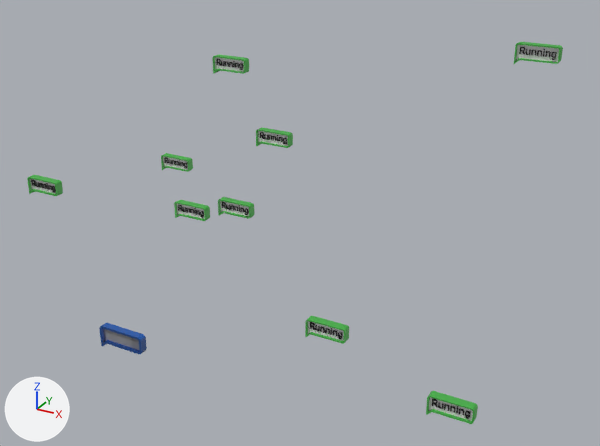
A saved change to the glTF model src/assets/glb/laboratory/pop_up_running.glb.
Before and after are seen from a 50 mm lens placed at (44.4, -31.3, 29.4), pointed at (21.0, 11.3, 8.1). The axes (+X, +Y, +Z) are drawn at lower left. The lights are the same throughout. Where no turn or scale is listed for an object, it has been applied to the vertices. Vertices at the same position are counted once.

Objects in the first picture: 'pop_up_running', 'pop_up_running.002', 'pop_up_running.003', 'pop_up_running.004', 'pop_up_running.005', 'pop_up_running.006', 'pop_up_running.007', 'pop_up_running.008', 'pop_up_running.009', 'pop_up_running.010'.
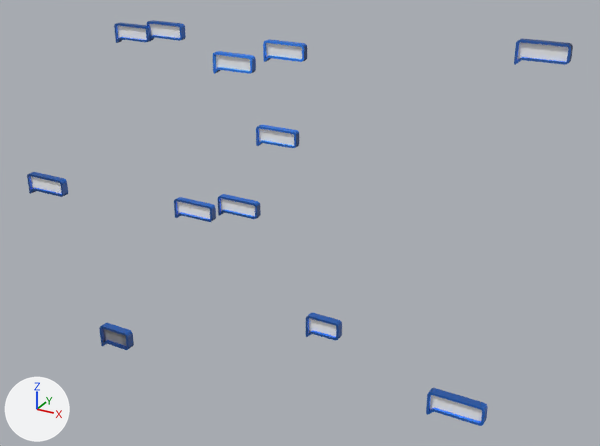
Location of each change, [x1, y1, x2, y2] in pixels of the pictures (600 x 446 px; the box of a moved part takes in the faces that stretch with it):
'pop_up_photography_right', added: after [426, 388, 488, 426]
'pop_up_languages', added: after [514, 38, 573, 65]
'pop_up_running.002', deleted: before [426, 391, 478, 424]
'pop_up_running', reshaped (27% narrower, 12% shorter): before [99, 323, 147, 354]; after [99, 323, 134, 350]
'pop_up_running.009', deleted: before [514, 42, 563, 64]
'pop_up_running.010', deleted: before [305, 316, 349, 344]
'pop_up_travel', added: after [263, 39, 307, 62]
'pop_up_social_networks', added: after [213, 51, 256, 74]
'pop_up_development', added: after [256, 125, 299, 148]
'pop_up_stereoscopy', added: after [218, 194, 261, 219]
'pop_up_contact_me', added: after [174, 197, 216, 222]
'pop_up_share_knowledge', added: after [306, 313, 342, 340]
'pop_up_games', added: after [27, 172, 68, 197]
'pop_up_photography_left', added: after [147, 20, 186, 41]
'pop_up_art', added: after [114, 23, 151, 43]
'pop_up_running.004', deleted: before [256, 127, 293, 148]
'pop_up_running.005', deleted: before [212, 54, 249, 74]
'pop_up_running.007', deleted: before [218, 197, 254, 219]
'pop_up_running.008', deleted: before [174, 200, 210, 221]
'pop_up_running.006', deleted: before [27, 175, 63, 196]
'pop_up_running.003', deleted: before [161, 153, 193, 172]
part 1 of me_pop_up_running, moved or reshaped: before [121, 330, 147, 354]; after [121, 330, 134, 350]

Edits to the bpy script that builds the scene:
```text
Change me_pop_up_running:
    where me_pop_up_running.from_pydata(...)  # 152 vertices, 300 faces; spans x -1.49..1.74, y -0.24..0.24, z -0.92..0.59
    me_pop_up_running part 1: all 72 vertices in x 1.49..1.74, y -0.24..0.24, z -0.59..0.59 are moved by (-1.0, 0.0, 0.0)
Remove ob_pop_up_running_010:
    ob_pop_up_running_010 = bpy.data.objects.new('pop_up_running.010', me_pop_up_running_010)
Remove ob_pop_up_running_002:
    ob_pop_up_running_002 = bpy.data.objects.new('pop_up_running.002', me_pop_up_running_001)
Remove ob_pop_up_running_003:
    ob_pop_up_running_003 = bpy.data.objects.new('pop_up_running.003', me_pop_up_running_003)
Remove ob_pop_up_running_004:
    ob_pop_up_running_004 = bpy.data.objects.new('pop_up_running.004', me_pop_up_running_004)
Remove ob_pop_up_running_005:
    ob_pop_up_running_005 = bpy.data.objects.new('pop_up_running.005', me_pop_up_running_005)
Remove ob_pop_up_running_006:
    ob_pop_up_running_006 = bpy.data.objects.new('pop_up_running.006', me_pop_up_running_006)
Remove ob_pop_up_running_007:
    ob_pop_up_running_007 = bpy.data.objects.new('pop_up_running.007', me_pop_up_running_007)
Remove ob_pop_up_running_008:
    ob_pop_up_running_008 = bpy.data.objects.new('pop_up_running.008', me_pop_up_running_008)
Remove ob_pop_up_running_009:
    ob_pop_up_running_009 = bpy.data.objects.new('pop_up_running.009', me_pop_up_running_009)
Add ob_pop_up_travel:
    ob_pop_up_travel = bpy.data.objects.new('pop_up_travel', me_pop_up_travel)  # 152 vertices, 300 faces; spans x -1.49..1.74, y -0.24..0.24, z -0.92..0.59; in mat_pop_up_travel (picture img_pop_up_travel_baking)
    ob_pop_up_travel.location = (15.63, 18.7, 17.15)
Add ob_pop_up_art:
    ob_pop_up_art = bpy.data.objects.new('pop_up_art', me_pop_up_art)  # 152 vertices, 300 faces; spans x -1.49..1.74, y -0.24..0.24, z -0.92..0.59; in mat_pop_up_art (picture img_pop_up_art_baking)
    ob_pop_up_art.location = (1.87, 19.19, 17.05)
Add ob_pop_up_languages:
    ob_pop_up_languages = bpy.data.objects.new('pop_up_languages', me_pop_up_languages)  # 152 vertices, 300 faces; spans x -1.49..1.74, y -0.24..0.24, z -0.92..0.59; in mat_pop_up_languages (picture img_pop_up_languages_baking)
    ob_pop_up_languages.location = (33.17, 18.89, 18.85)
Add ob_pop_up_photography_left:
    ob_pop_up_photography_left = bpy.data.objects.new('pop_up_photography_left', me_pop_up_photography_left)  # 152 vertices, 300 faces; spans x -1.49..1.74, y -0.24..0.24, z -0.92..0.59; in mat_pop_up_photography_left (picture img_pop_up_photography_left_baking)
    ob_pop_up_photography_left.location = (4.88, 19.4, 17.44)
Add ob_pop_up_social_networks:
    ob_pop_up_social_networks = bpy.data.objects.new('pop_up_social_networks', me_pop_up_social_networks)  # 152 vertices, 300 faces; spans x -1.49..1.74, y -0.24..0.24, z -0.92..0.59; in mat_pop_up_social_networks (picture img_pop_up_social_networks_baking)
    ob_pop_up_social_networks.location = (12.57, 16.89, 16.35)
Add ob_pop_up_development:
    ob_pop_up_development = bpy.data.objects.new('pop_up_development', me_pop_up_development)  # 152 vertices, 300 faces; spans x -1.49..1.74, y -0.24..0.24, z -0.92..0.59; in mat_pop_up_development (picture img_pop_up_development_baking)
    ob_pop_up_development.location = (16.07, 16.79, 11.55)
Add ob_pop_up_stereoscopy:
    ob_pop_up_stereoscopy = bpy.data.objects.new('pop_up_stereoscopy', me_pop_up_stereoscopy)  # 152 vertices, 300 faces; spans x -1.49..1.74, y -0.24..0.24, z -0.92..0.59; in mat_pop_up_stereoscopy (picture img_pop_up_stereoscopy_baking)
    ob_pop_up_stereoscopy.location = (14.64, 13.79, 7.05)
Add ob_pop_up_contact_me:
    ob_pop_up_contact_me = bpy.data.objects.new('pop_up_contact_me', me_pop_up_contact_me)  # 152 vertices, 300 faces; spans x -1.49..1.74, y -0.24..0.24, z -0.92..0.59; in mat_pop_up_contact_me (picture img_pop_up_contact_me_baking)
    ob_pop_up_contact_me.location = (11.64, 12.69, 6.63)
Add ob_pop_up_games:
    ob_pop_up_games = bpy.data.objects.new('pop_up_games', me_pop_up_games)  # 152 vertices, 300 faces; spans x -1.49..1.74, y -0.24..0.24, z -0.92..0.59; in mat_pop_up_games (picture img_pop_up_games_baking)
    ob_pop_up_games.location = (3.15, 7.4, 8.74)
Add ob_pop_up_photography_right:
    ob_pop_up_photography_right = bpy.data.objects.new('pop_up_photography_right', me_pop_up_photography_right)  # 152 vertices, 300 faces; spans x -1.49..1.74, y -0.24..0.24, z -0.92..0.59; in mat_pop_up_photography_right (picture img_pop_up_photography_right_baking)
    ob_pop_up_photography_right.location = (33.74, 5.5, 2.16)
Add ob_pop_up_share_knowledge:
    ob_pop_up_share_knowledge = bpy.data.objects.new('pop_up_share_knowledge', me_pop_up_share_knowledge)  # 152 vertices, 300 faces; spans x -1.49..0.74, y -0.24..0.24, z -0.92..0.59; in mat_pop_up_share_knowledge (picture img_pop_up_share_knowledge_baking)
    ob_pop_up_share_knowledge.location = (25.05, 7.6, 3.44)
```
